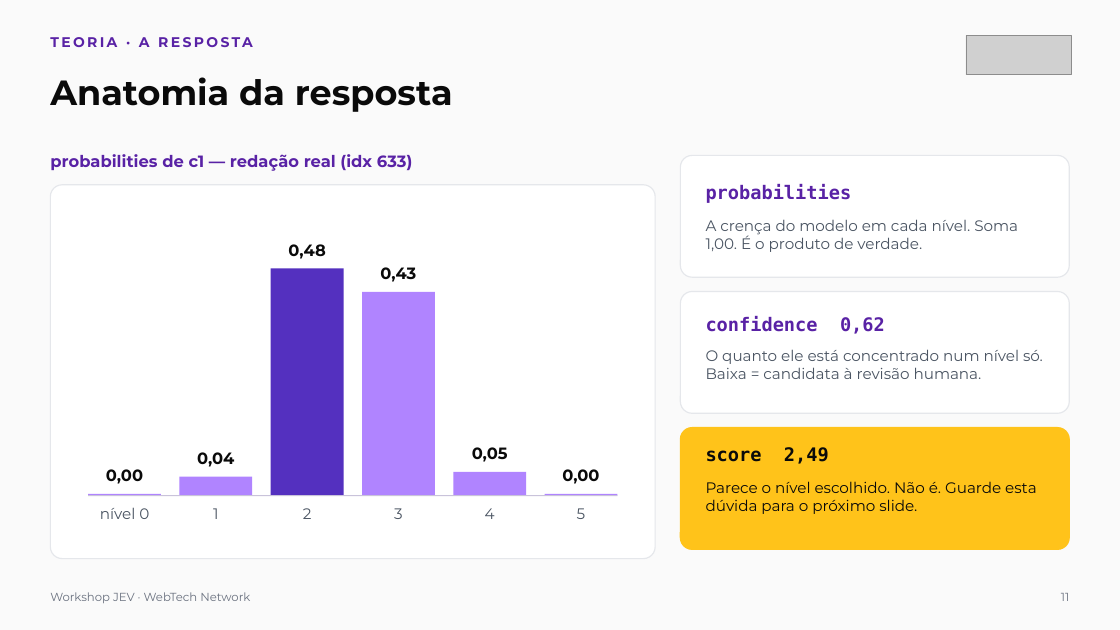
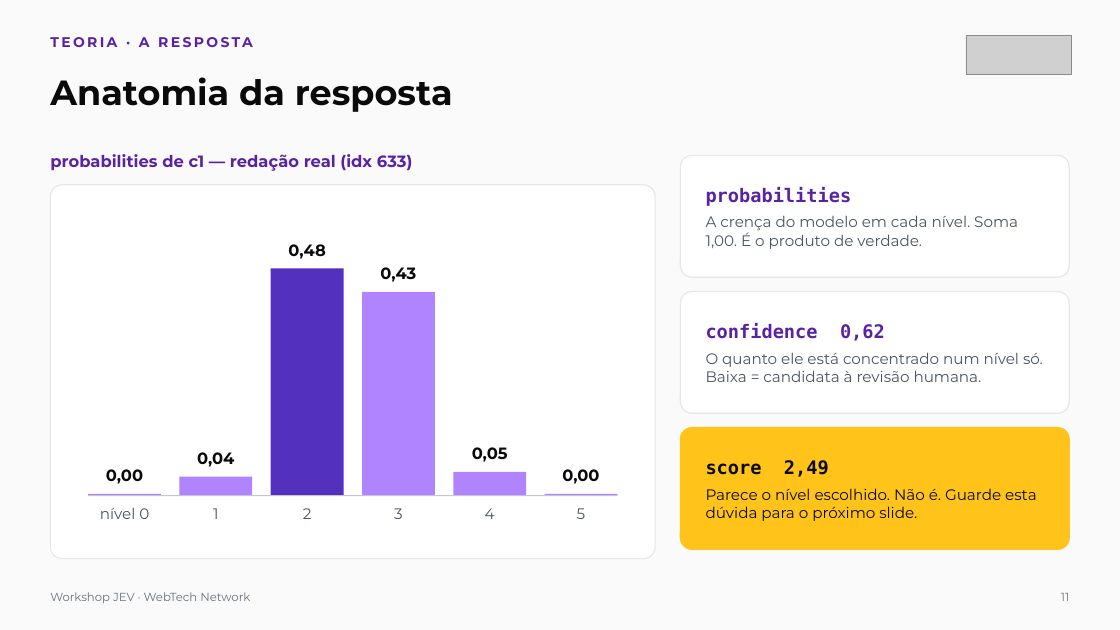
Before and after one commit to webtech-network/workshop-jev, a slide deck: slide 11 of docs/workshop-jev-apresentacao.pptx. Drawn at 1120x630 pixels with LibreOffice and Linux fonts; fonts in the diff are those of the drawing; grey boxes stand for pictures. Boxes give left, top, right and bottom in pixels: in the first picture for what was removed or moved away, otherwise in the second. Text is boxed around its words. In the diff, an @@ line names an element or a change of style, - is before the commit and + after.

```diff
--- a/docs/workshop-jev-apresentacao.pptx
+++ b/docs/workshop-jev-apresentacao.pptx
@@ text "probabilities": place and size @@
-text "probabilities" at bbox=[706, 219, 1018, 252]
+text "probabilities" at bbox=[706, 187, 1018, 249]
@@ text at bbox=[706, 187, 852, 206]: paragraph added @@
+probabilities
@@ text removed at bbox=[706, 184, 852, 203] @@
-probabilities
@@ vertical alignment top to middle in 3 elements at bbox=[706, 187, 1018, 249], bbox=[706, 460, 1037, 521], bbox=[706, 323, 1043, 382] @@
@@ text at bbox=[706, 323, 885, 341]: paragraph added @@
+confidence 0,62
@@ text "confidence 0,62": place and size @@
-text "confidence 0,62" at bbox=[706, 349, 1043, 379]
+text "confidence 0,62" at bbox=[706, 323, 1043, 382]
@@ text removed at bbox=[706, 316, 885, 334] @@
-confidence 0,62
@@ text "score 2,49": place and size @@
-text "score 2,49" at bbox=[706, 481, 1037, 514]
+text "score 2,49" at bbox=[706, 460, 1037, 521]
@@ text removed at bbox=[706, 447, 829, 464] @@
-score 2,49
@@ text at bbox=[706, 460, 829, 477]: paragraph added @@
+score 2,49
```
Also in this commit, not shown: 26 other slides changed, 8 slides added, 1 slide removed.
